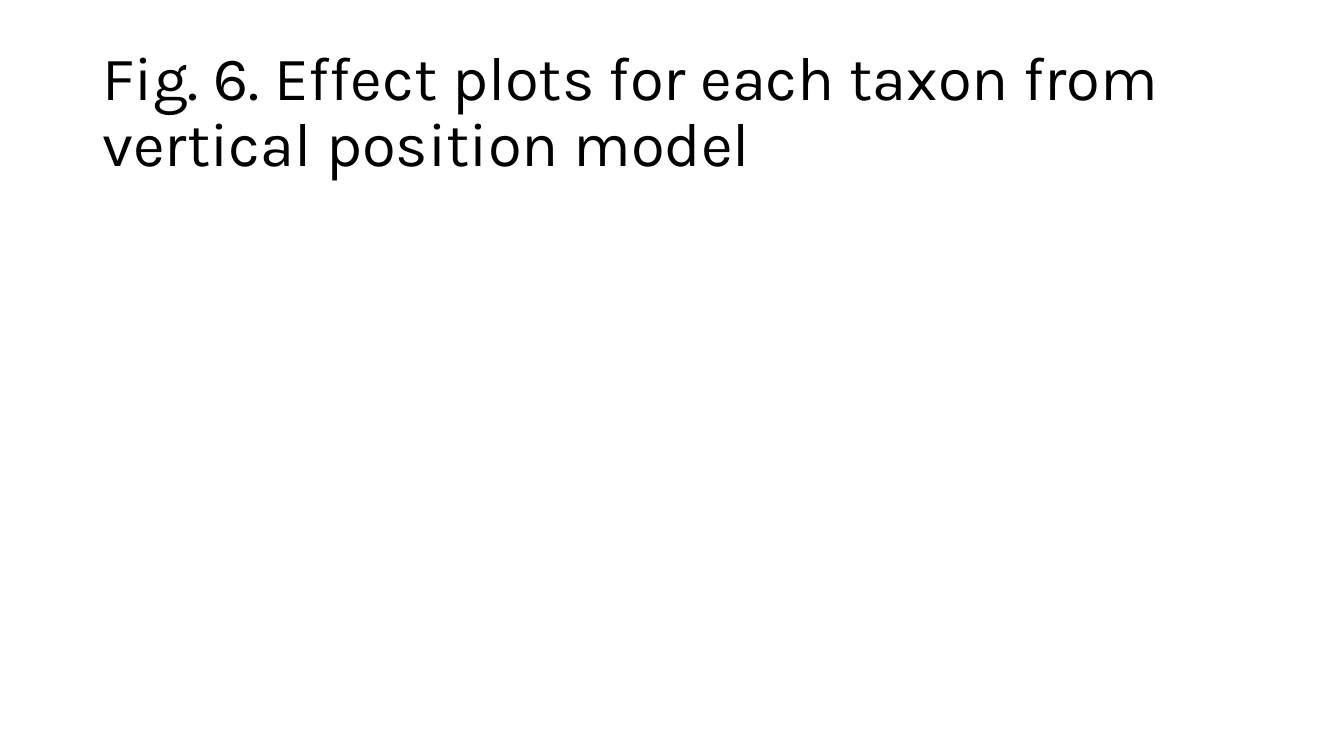
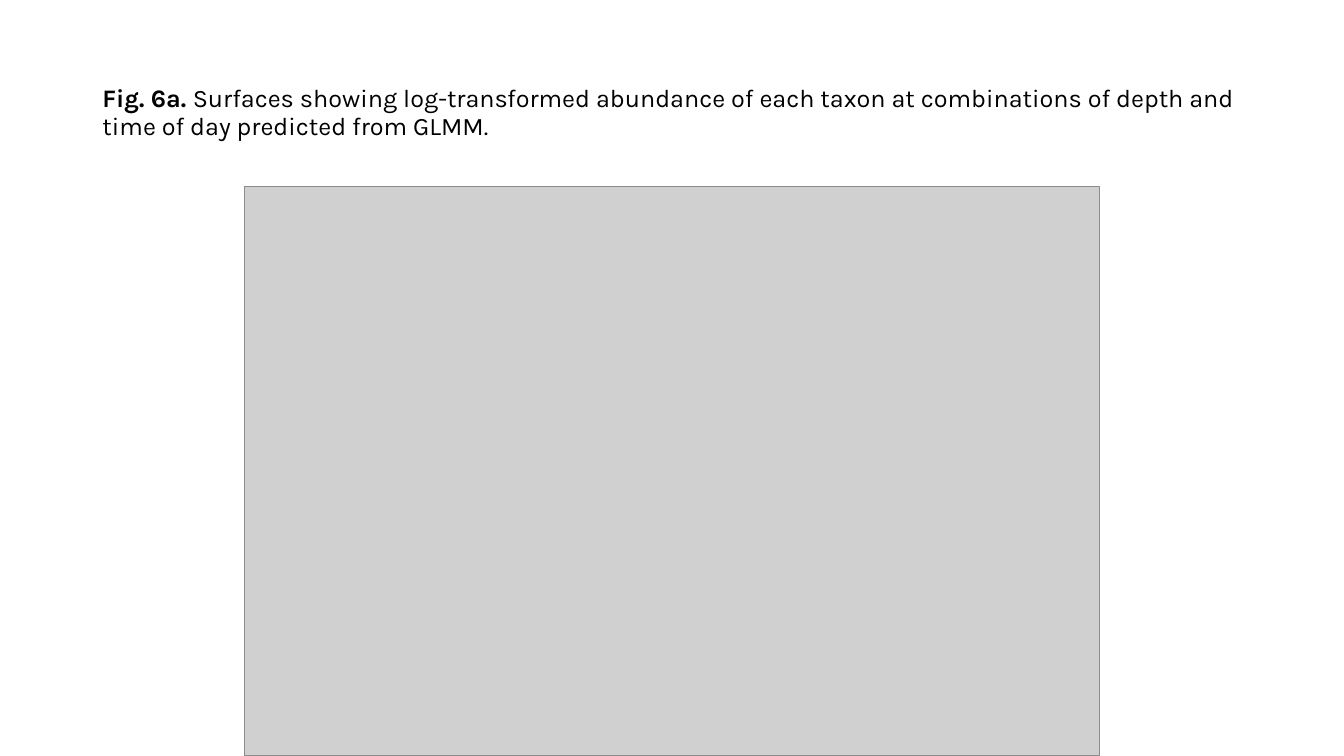
Before and after one commit to LukeABobay/larval-fish-community-analysis, a slide deck: slide 10 of Figures and tables final data set.pptx. Drawn at 1344x756 pixels with LibreOffice and Linux fonts; fonts in the diff are those of the drawing; grey boxes stand for pictures. Boxes give left, top, right and bottom in pixels: in the first picture for what was removed or moved away, otherwise in the second. Text is boxed around its words. In the diff, an @@ line names an element or a change of style, - is before the commit and + after.

```diff
--- a/Figures and tables final data set.pptx
+++ b/Figures and tables final data set.pptx
@@ title at box(102, 89, 1233, 141): text changed; size 44 to 18 pt @@
-Fig. 6. Effect plots for each taxon from vertical position model
+Fig. 6a. Surfaces showing log-transformed abundance of each taxon at combinations of depth and time of day predicted from GLMM.
@@ picture added at box(245, 187, 1100, 756) @@
```
Also in this commit, not shown: 2 other slides changed, 2 slides added, 1 slide removed, 10 other files.
